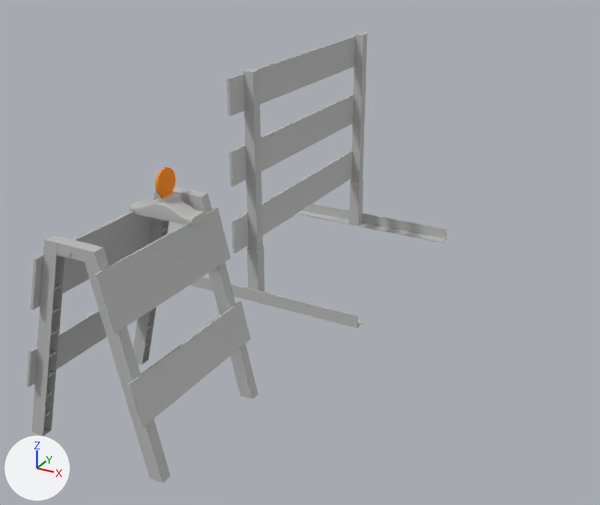
The FBX model Scene Environment Assets/UV Mapped/FBX/TrafficBarricades.fbx, before and after one commit.
Both versions are drawn from a 50 mm lens placed at (0.176, -0.28, 0.168), pointed at (0.021, 0.002, 0.027). The axes (+X, +Y, +Z) are drawn at lower left. The lights are the same throughout. Where no turn or scale is listed for an object, it has been applied to the vertices.
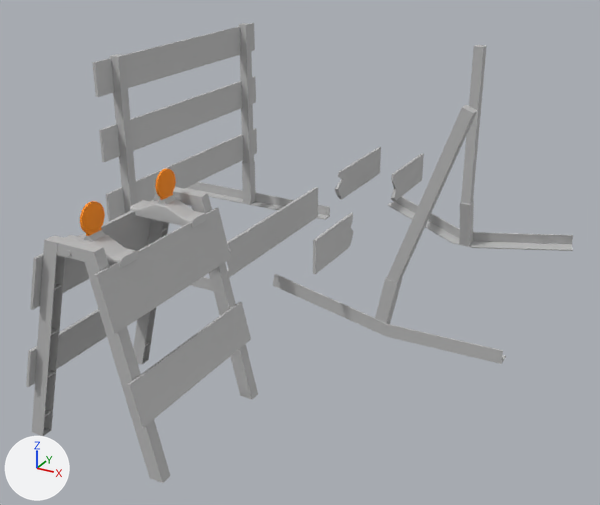
The change, as a diff of the scene's bpy script:
```diff
--- a/Scene Environment Assets/UV Mapped/FBX/TrafficBarricades.fbx.py
+++ b/Scene Environment Assets/UV Mapped/FBX/TrafficBarricades.fbx.py
@@ ob_pcube29 @@
-ob_pcube29 = bpy.data.objects.new('pCube29', me_mesh_005)
@@ ob_pcube21 @@
-ob_pcube21 = bpy.data.objects.new('pCube21', me_mesh)
@@ ob_pcube32 @@
 ob_pcube32 = bpy.data.objects.new('pCube32', me_mesh_012)
-ob_pcube32.location = (-0.0027, 0.0513, 0.0637)
+ob_pcube32.location = (-0.0701, 0.0513, 0.0637)
@@ ob_pcube23 @@
-ob_pcube23 = bpy.data.objects.new('pCube23', me_mesh_002)
@@ ob_pcube27 @@
 ob_pcube27 = bpy.data.objects.new('pCube27', me_mesh_003)
-ob_pcube27.location = (-0.0027, 0.0513, 0.0928)
+ob_pcube27.location = (-0.0701, 0.0513, 0.0928)
@@ ob_pcube30 @@
-ob_pcube30 = bpy.data.objects.new('pCube30', me_mesh_006)
@@ ob_pcube28 @@
-ob_pcube28 = bpy.data.objects.new('pCube28', me_mesh_004)
@@ ob_pcube33 @@
 ob_pcube33 = bpy.data.objects.new('pCube33', me_mesh_013)
-ob_pcube33.location = (-0.0027, 0.0513, 0.0341)
+ob_pcube33.location = (-0.0701, 0.0513, 0.0341)
@@ ob_pcube22 @@
-ob_pcube22 = bpy.data.objects.new('pCube22', me_mesh_001)
@@ ob_pcube31 @@
 ob_pcube31 = bpy.data.objects.new('pCube31', me_mesh_007)
-ob_pcube31.location = (0.0126, -0.0739, 0.0756)
+ob_pcube31.location = (0.0126, -0.0739, 0.0751)
@@ ob_pcube47 @@
+ob_pcube47 = bpy.data.objects.new('pCube47', me_mesh_019)  # 20 vertices, 22 faces; spans x -0.0006..0.0006, y -0.0262..0.0262, z -0.0073..0.0073; in mat_sign (grey #bcbcbc)
+ob_pcube47.location = (0.0073, 0.0889, 0.0341)
@@ ob_pcube38 @@
+ob_pcube38 = bpy.data.objects.new('pCube38', me_mesh_013_1)  # 40 vertices, 32 faces; spans x -0.0513..0.0502, y -0.0028..0.0028, z -0.0442..0.0533; in mat_metal (grey #bcbcbc)
+ob_pcube38.location = (0.0611, 0.0007, 0.0439)
@@ ob_polysurface66 @@
+ob_polysurface66 = bpy.data.objects.new('polySurface66', me_mesh_017_1)  # 20 vertices, 22 faces; spans x -0.0006..0.0006, y -0.0173..0.0174, z -0.0073..0.0073; in mat_sign (grey #bcbcbc)
+ob_polysurface66.location = (0.0365, 0.0029, 0.0341)
@@ ob_pcube39 @@
+ob_pcube39 = bpy.data.objects.new('pCube39', me_mesh_014_1)  # 28 vertices, 20 faces; spans x -0.0507..0.0507, y -0.0028..0.0028, z -0.0504..0.0504; in mat_metal (grey #bcbcbc)
+ob_pcube39.location = (-0.0678, 0.0002, 0.0508)
@@ ob_pcube43 @@
+ob_pcube43 = bpy.data.objects.new('pCube43', me_mesh_015_1)  # 28 vertices, 20 faces; spans x -0.0507..0.0507, y -0.0029..0.0029, z -0.0504..0.0504; in mat_metal (grey #bcbcbc)
+ob_pcube43.location = (-0.0678, 0.1031, 0.0508)
@@ ob_pcube48 @@
+ob_pcube48 = bpy.data.objects.new('pCube48', me_mesh_020)  # 22 vertices, 23 faces; spans x -0.0006..0.0006, y -0.0389..0.0389, z -0.0073..0.0073; in mat_sign (grey #bcbcbc)
+ob_pcube48.location = (0.0081, 0.0028, 0.0341)
@@ ob_polysurface67 @@
+ob_polysurface67 = bpy.data.objects.new('polySurface67', me_mesh_018)  # 20 vertices, 22 faces; spans x -0.0006..0.0006, y -0.0203..0.0203, z -0.0073..0.0073; in mat_sign (grey #bcbcbc)
+ob_polysurface67.location = (0.0314, 0.0948, 0.0341)
@@ ob_pcube45 @@
+ob_pcube45 = bpy.data.objects.new('pCube45', me_mesh_016_1)  # 40 vertices, 32 faces; spans x -0.0503..0.0503, y -0.0138..0.0138, z -0.0502..0.0502; in mat_metal (grey #bcbcbc)
+ob_pcube45.location = (0.0622, 0.1093, 0.0511)
@@ ob_pcube34 @@
+ob_pcube34 = bpy.data.objects.new('pCube34', me_mesh_012_1)  # 246 vertices, 268 faces; spans x -0.0128..0.0128, y -0.0049..0.0049, z -0.0084..0.0084; in mat_signal_light_holder (grey #bcbcbc), mat_signal_light (orange #ff8e00)
+ob_pcube34.location = (0.0126, -0.1091, 0.0751)
```

Where the change shows, as pixel boxes (x1, y1, x2, y2) in the pictures (600 x 505 px):
'pCube27', moved
    before: (227, 32, 367, 116)
    after: (92, 23, 255, 97)
'pCube32', moved
    before: (229, 90, 366, 187)
    after: (99, 76, 256, 162)
'pCube38', added
    after: (273, 105, 506, 364)
'pCube33', moved
    before: (232, 150, 364, 253)
    after: (106, 128, 257, 221)
'pCube45', added
    after: (387, 45, 573, 251)
'pCube43', added
    after: (185, 23, 330, 220)
'pCube48', added
    after: (227, 187, 318, 277)
'pCube23', deleted
    before: (243, 69, 263, 250)
'pCube39', added
    after: (110, 54, 213, 291)
'pCube31', moved
    before: (130, 167, 206, 227)
    after: (130, 169, 206, 228)
'pCube30', deleted
    before: (297, 204, 447, 243)
'pCube21', deleted
    before: (190, 277, 363, 328)
'pCube29', deleted
    before: (351, 33, 367, 182)
'pCube34', added
    after: (64, 201, 139, 268)
'polySurface66', added
    after: (313, 212, 353, 274)
'pCube47', added
    after: (335, 147, 381, 199)
'polySurface67', added
    after: (391, 153, 424, 201)
'pCube22', deleted
    before: (247, 246, 265, 292)
'pCube28', deleted
    before: (349, 180, 363, 226)
